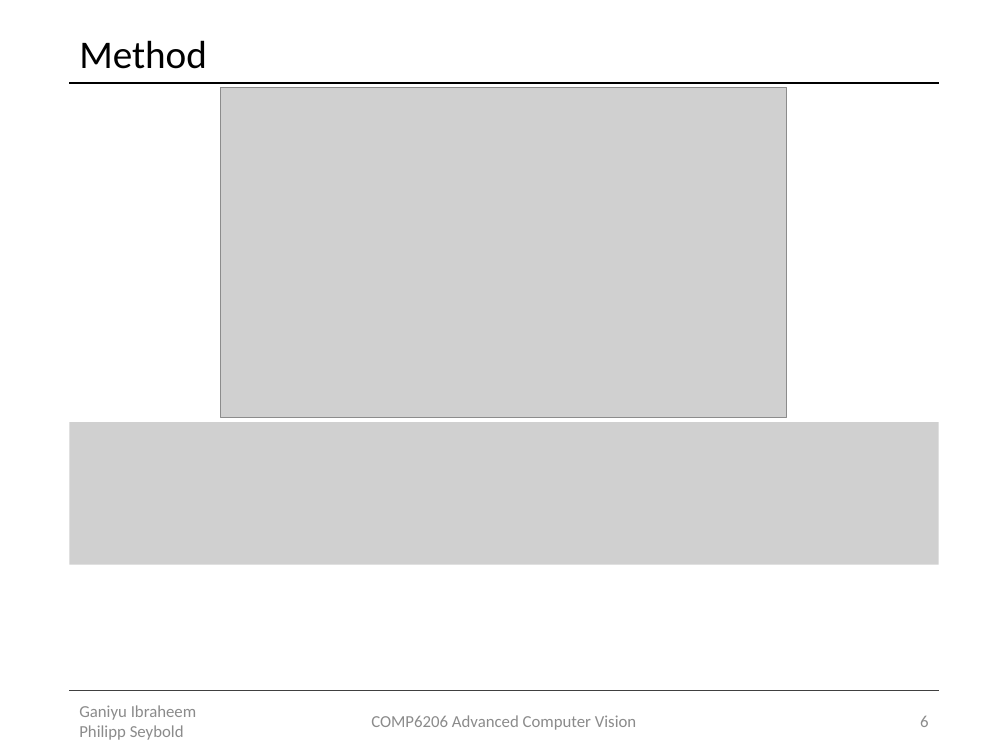
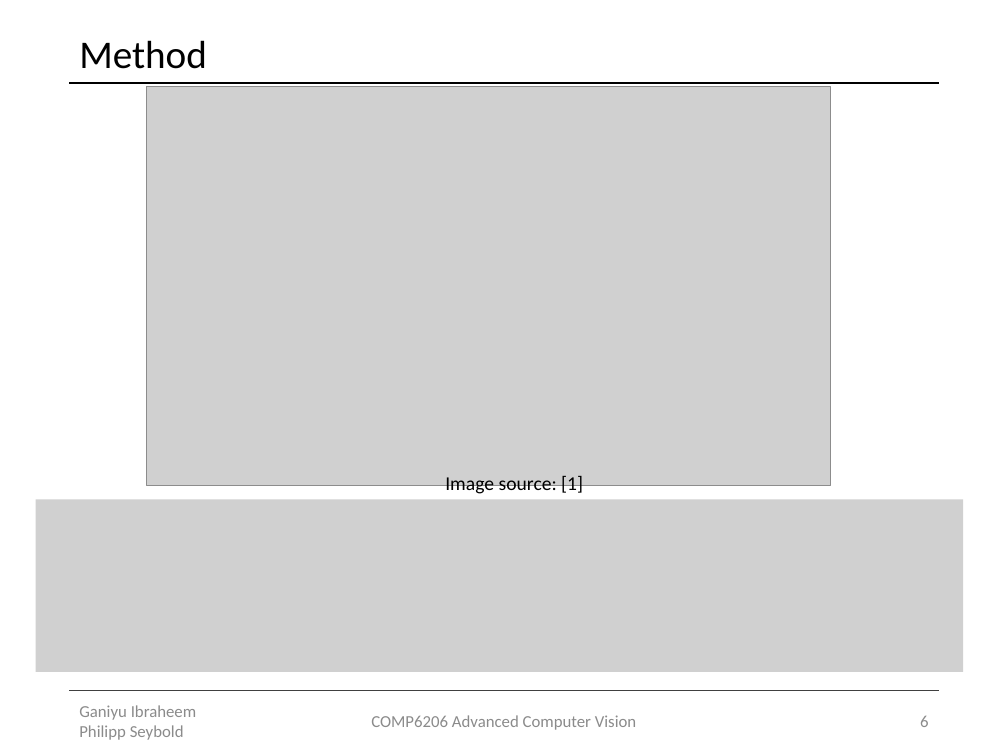
Before and after one commit to Lxrd-AJ/ForceFieldTransforms, a slide deck: slide 6 of Force Field Transformation.pptx. Drawn at 1008x756 pixels with LibreOffice and Linux fonts; fonts in the diff are those of the drawing; grey boxes stand for pictures. Boxes give left, top, right and bottom in pixels: in the first picture for what was removed or moved away, otherwise in the second. Text is boxed around its words. In the diff, an @@ line names an element or a change of style, - is before the commit and + after.

```diff
--- a/Force Field Transformation.pptx
+++ b/Force Field Transformation.pptx
@@ picture: place and size @@
-picture at (221,88,787,417)
+picture at (146,87,830,485)
@@ text added at (445,476,583,495), 14 pt, text #000000 @@
+Image source: [1]
@@ picture: place and size @@
-picture at (70,422,938,564)
+picture at (35,500,963,672)
```
Also in this commit, not shown: 3 other slides changed, 3 slides added.
